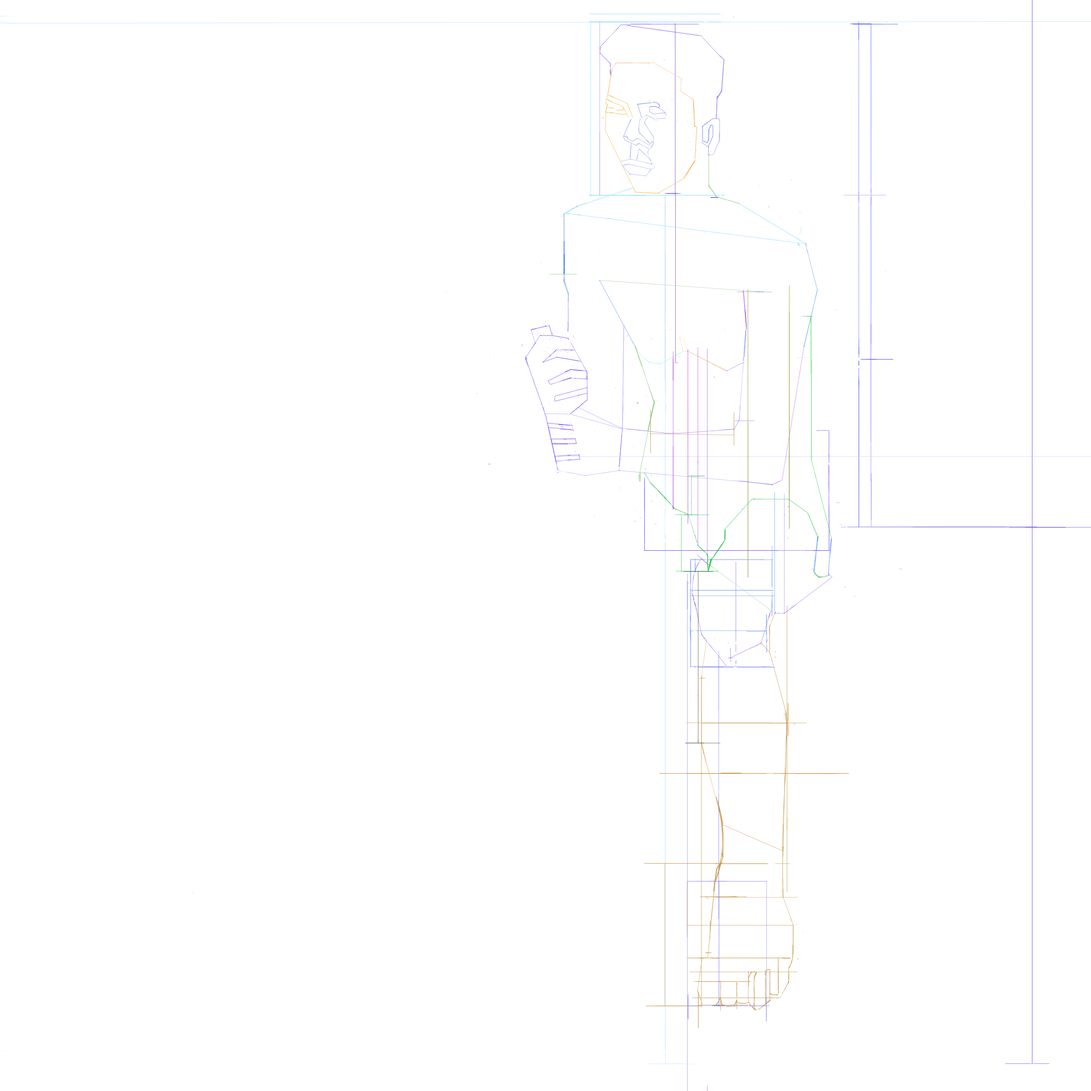
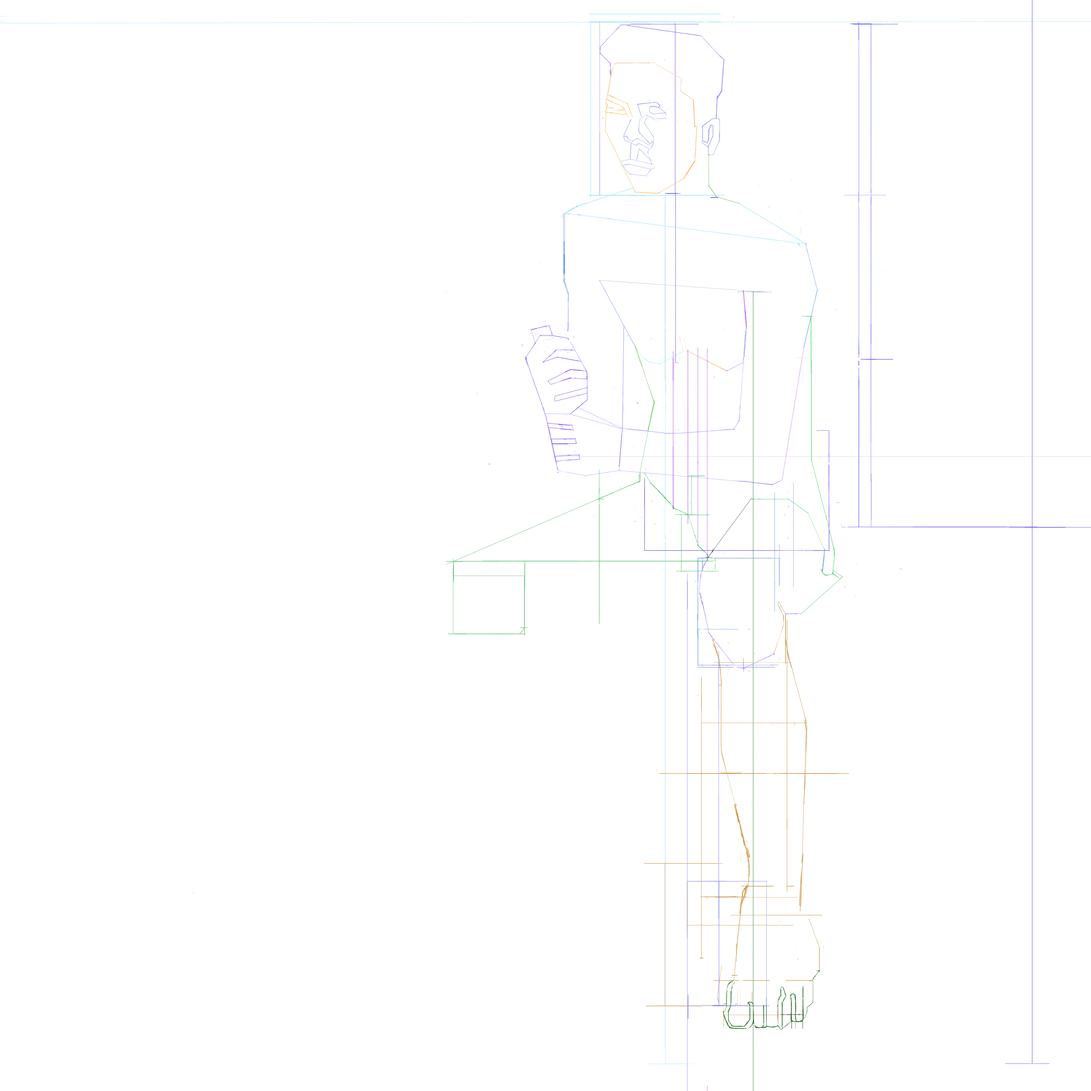
The second w=1091, h=1091 image is a revision of the first. Changes to its layers:
added layer "Layer 564" in group "Layer 223 - Smart Object Group" over <box>452,559,527,636</box>
added layer "Layer 562" in group "Layer 223 - Smart Object Group" over <box>439,469,714,625</box>
removed layer "Layer 547" from group "Layer 223 - Smart Object Group" over <box>650,409,798,1012</box>
renamed "Layer 390" to "Layer 554", moved it above "Layer 553", painted on it over <box>650,289,755,438</box>
renamed "Layer 535" to "Layer 553", moved it above "Layer 545", painted on it over <box>687,392,830,1033</box>
painted on "Layer 545" over <box>702,919,794,1012</box>
removed layer "Layer 485" from group "Layer 223 - Smart Object Group" over <box>706,493,834,621</box>
added layer "Layer 558" in group "Layer 223 - Smart Object Group" over <box>764,562,861,622</box>
added layer "Layer 559" in group "Layer 223 - Smart Object Group" over <box>721,580,800,640</box>
added layer "Layer 556" in group "Layer 223 - Smart Object Group" over <box>707,482,843,655</box>
removed layer "Layer 520" from group "Layer 223 - Smart Object Group" over <box>683,571,721,745</box>
painted on "Layer 526" over <box>709,634,808,1007</box>
removed layer "Layer 519" from group "Layer 223 - Smart Object Group" over <box>699,639,733,864</box>
removed layer "Layer 543" from group "Layer 223 - Smart Object Group" over <box>697,971,771,1029</box>
removed layer "Layer 530" from group "Layer 223 - Smart Object Group" over <box>692,653,795,1000</box>
painted on "Layer 517" over <box>686,706,703,1009</box>
painted on "Layer 531" over <box>695,355,784,668</box>
removed layer "Layer 504" from group "Layer 223 - Smart Object Group" over <box>688,356,780,670</box>
painted on "Layer 515" over <box>748,285,790,579</box>
painted on "Layer 488" over <box>784,456,838,582</box>
painted on "Layer 421" over <box>588,289,754,1091</box>
…and 16 more changes (4 added, 11 painted, 1 removed)
